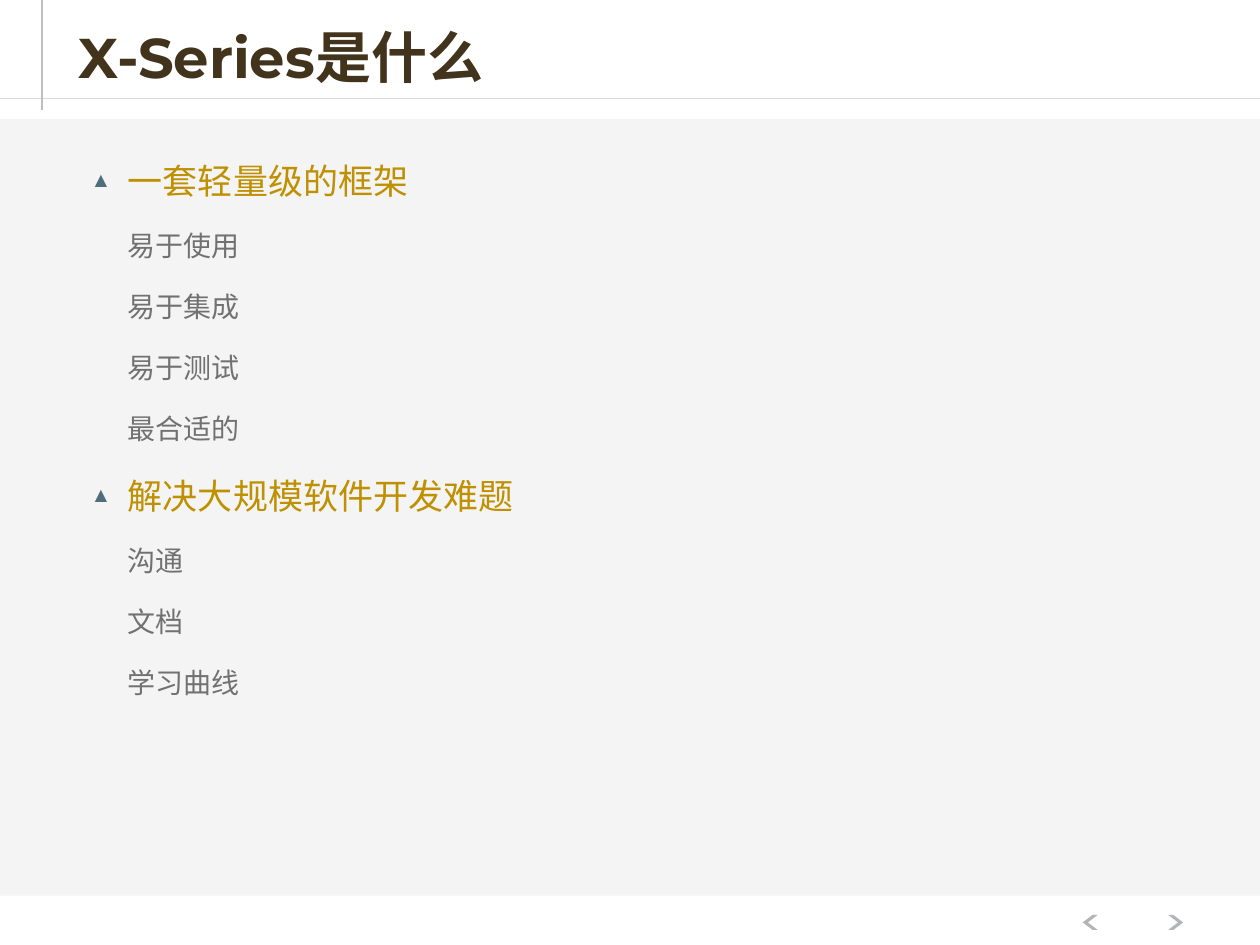
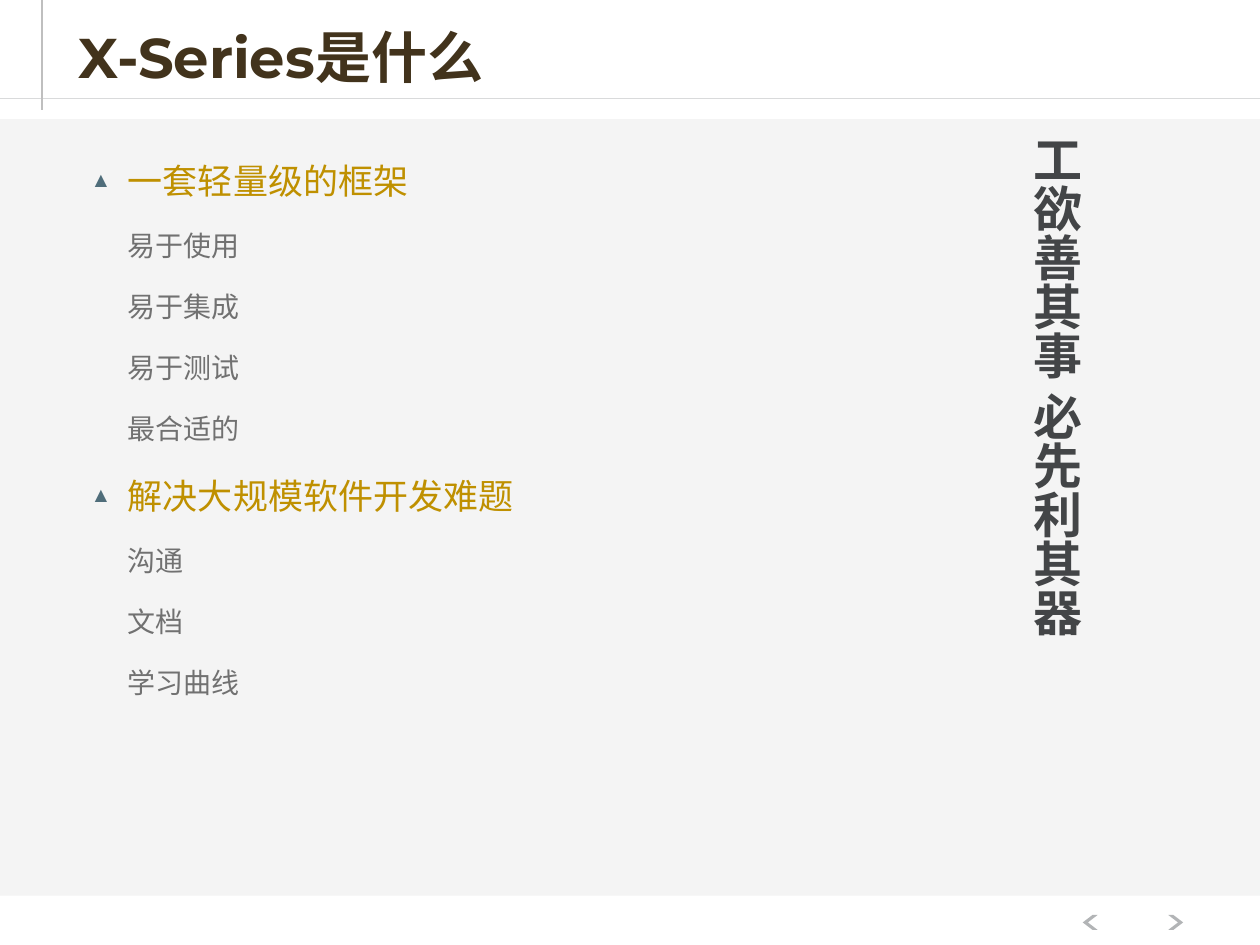
Before and after one commit to hejiehui/xross-tools-installer, a slide deck: slide 2 of doc/X-Series - 中文.pptx. Drawn at 1260x945 pixels with LibreOffice and Linux fonts; fonts in the diff are those of the drawing. Boxes give left, top, right and bottom in pixels: in the first picture for what was removed or moved away, otherwise in the second. Text is boxed around its words. In the diff, an @@ line names an element or a change of style, - is before the commit and + after.

```diff
--- a/doc/X-Series - 中文.pptx
+++ b/doc/X-Series - 中文.pptx
@@ text added at (x1=1033, y1=141, x2=1082, y2=636), 28 pt, text #434547, bold @@
+工欲善其事 必先利其器
```
Also in this commit, not shown: 26 other slides changed, 18 slides added, 3 slides removed.
